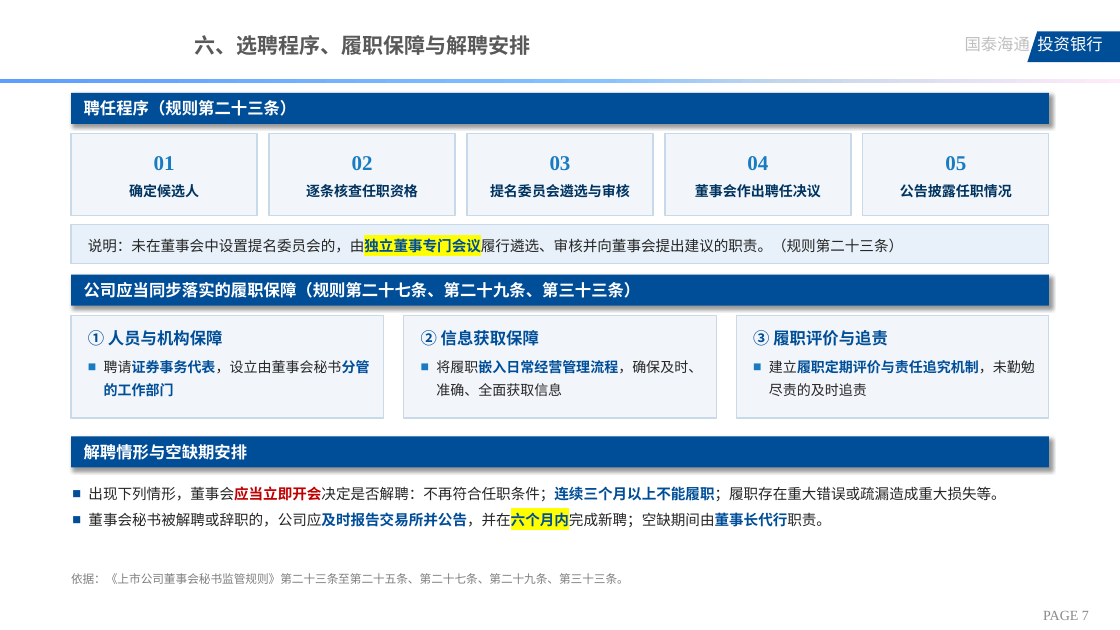
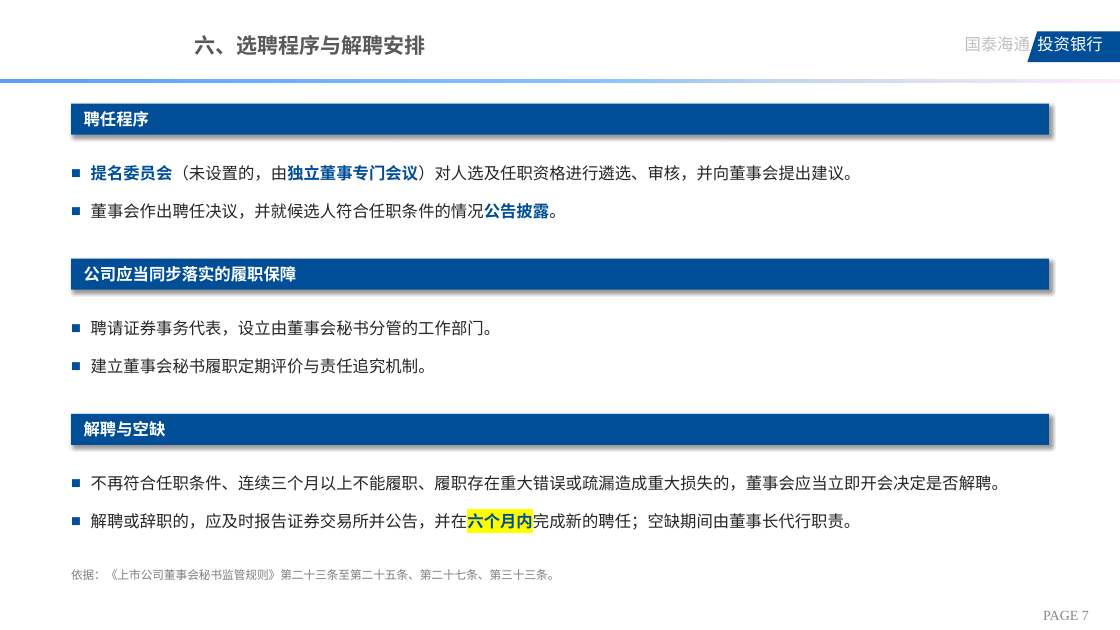
Before and after one commit to xid013-ux/JXD, a slide deck: slide 7 of output/上市公司董事会秘书选聘指引.pptx. Drawn at 1120x630 pixels with LibreOffice and Linux fonts; fonts in the diff are those of the drawing; background and template pictures are left out. Boxes give left, top, right and bottom in pixels: in the first picture for what was removed or moved away, otherwise in the second. Text is boxed around its words. In the diff, an @@ line names an element or a change of style, - is before the commit and + after.

```diff
--- a/output/上市公司董事会秘书选聘指引.pptx
+++ b/output/上市公司董事会秘书选聘指引.pptx
@@ text at bbox=[194, 35, 425, 55]: text changed @@
-六、选聘程序、履职保障与解聘安排
+六、选聘程序与解聘安排
@@ rectangle "聘任程序": place and size @@
-rectangle "聘任程序" at bbox=[71, 92, 1049, 124]
+rectangle "聘任程序" at bbox=[71, 103, 1049, 134]
@@ text in rectangle at bbox=[84, 111, 149, 127]: text changed @@
-聘任程序（规则第二十三条）
+聘任程序
@@ rectangle removed at bbox=[71, 134, 257, 216] @@
-01
-确定候选人
@@ rectangle removed at bbox=[269, 134, 455, 216] @@
-02
-逐条核查任职资格
@@ rectangle removed at bbox=[467, 134, 653, 216] @@
-03
-提名委员会遴选与审核
@@ rectangle removed at bbox=[665, 134, 851, 216] @@
-04
-董事会作出聘任决议
@@ rectangle removed at bbox=[863, 134, 1049, 216] @@
-05
-公告披露任职情况
@@ text added at bbox=[91, 165, 861, 219], 14 pt, text #262626 @@
+■ 提名委员会（未设置的，由独立董事专门会议）对人选及任职资格进行遴选、审核，并向董事会提出建议。
+■ 董事会作出聘任决议，并就候选人符合任职条件的情况公告披露。
@@ rectangle removed at bbox=[71, 224, 1049, 264] @@
-说明：未在董事会中设置提名委员会的，由独立董事专门会议履行遴选、审核并向董事会提出建议的职责。（规则第二十三条）
@@ rectangle "公司应当同步落实的履职保障": place and size @@
-rectangle "公司应当同步落实的履职保障" at bbox=[71, 275, 1049, 306]
+rectangle "公司应当同步落实的履职保障" at bbox=[71, 259, 1049, 290]
@@ text in rectangle at bbox=[84, 266, 297, 282]: text changed @@
-公司应当同步落实的履职保障（规则第二十七条、第二十九条、第三十三条）
+公司应当同步落实的履职保障
@@ rectangle removed at bbox=[71, 315, 384, 418] @@
-① 人员与机构保障
-■ 聘请证券事务代表，设立由董事会秘书分管的工作部门
@@ text added at bbox=[91, 320, 500, 374], 14 pt, text #262626 @@
+■ 聘请证券事务代表，设立由董事会秘书分管的工作部门。
+■ 建立董事会秘书履职定期评价与责任追究机制。
@@ rectangle removed at bbox=[404, 315, 717, 418] @@
-② 信息获取保障
-■ 将履职嵌入日常经营管理流程，确保及时、准确、全面获取信息
@@ rectangle removed at bbox=[737, 315, 1049, 418] @@
-③ 履职评价与追责
-■ 建立履职定期评价与责任追究机制，未勤勉尽责的及时追责
@@ rectangle "解聘与空缺": place and size @@
-rectangle "解聘与空缺" at bbox=[71, 436, 1049, 467]
+rectangle "解聘与空缺" at bbox=[71, 414, 1049, 445]
@@ text in rectangle at bbox=[84, 421, 166, 437]: text changed @@
-解聘情形与空缺期安排
+解聘与空缺
@@ text at bbox=[91, 475, 1008, 533]: text changed; size 12.5 to 14 pt @@
-■ 出现下列情形，董事会应当立即开会决定是否解聘：不再符合任职条件；连续三个月以上不能履职；履职存在重大错误或疏漏造成重大损失等。
-■ 董事会秘书被解聘或辞职的，公司应及时报告交易所并公告，并在六个月内完成新聘；空缺期间由董事长代行职责。
+■ 不再符合任职条件、连续三个月以上不能履职、履职存在重大错误或疏漏造成重大损失的，董事会应当立即开会决定是否解聘。
+■ 解聘或辞职的，应及时报告证券交易所并公告，并在六个月内完成新的聘任；空缺期间由董事长代行职责。
@@ text at bbox=[71, 569, 559, 580]: text changed @@
-依据：《上市公司董事会秘书监管规则》第二十三条至第二十五条、第二十七条、第二十九条、第三十三条。
+依据：《上市公司董事会秘书监管规则》第二十三条至第二十五条、第二十七条、第三十三条。
```
Also in this commit, not shown: 6 other slides changed.
